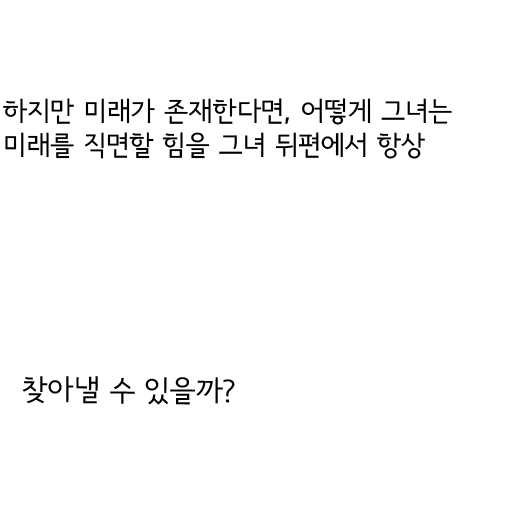
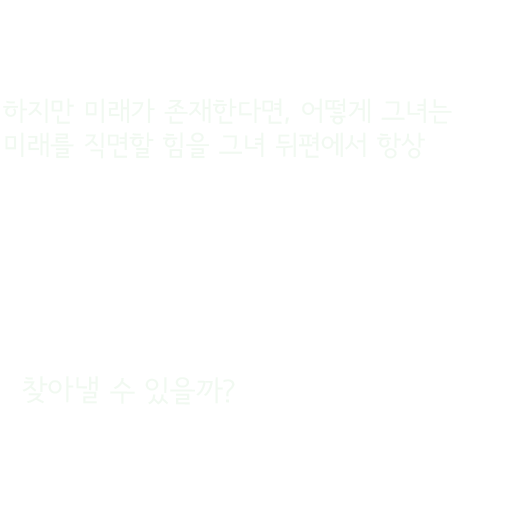
The second (512, 512) image is a revision of the first. Changes to its layers:
painted on "찾아낼 수 있을까?" over [22, 376, 235, 405]
painted on "하지만 미래가 존재한다면, 어떻게 그녀는 미래를 직면할 힘을 그녀 뒤편에서 항상" over [3, 98, 452, 159]
